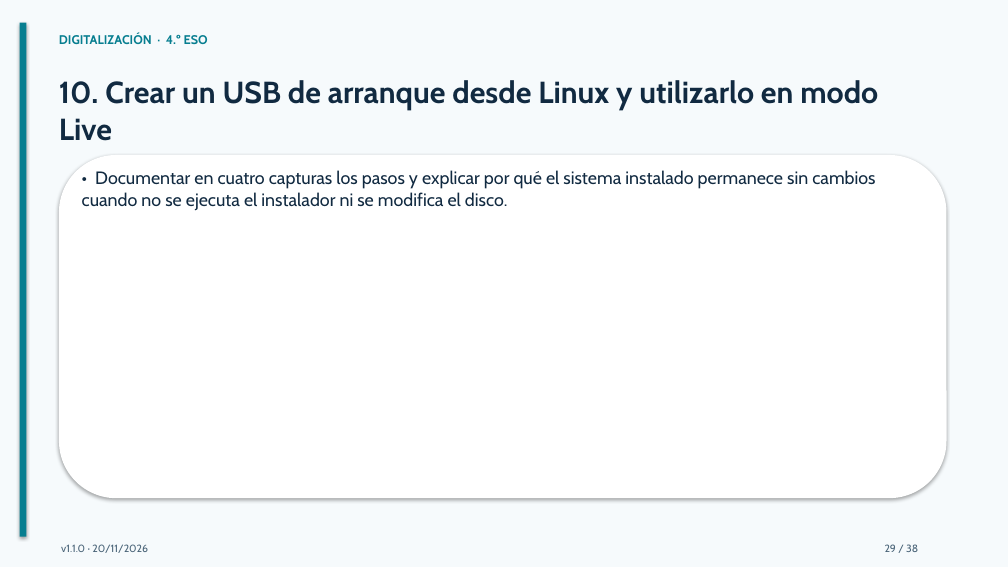
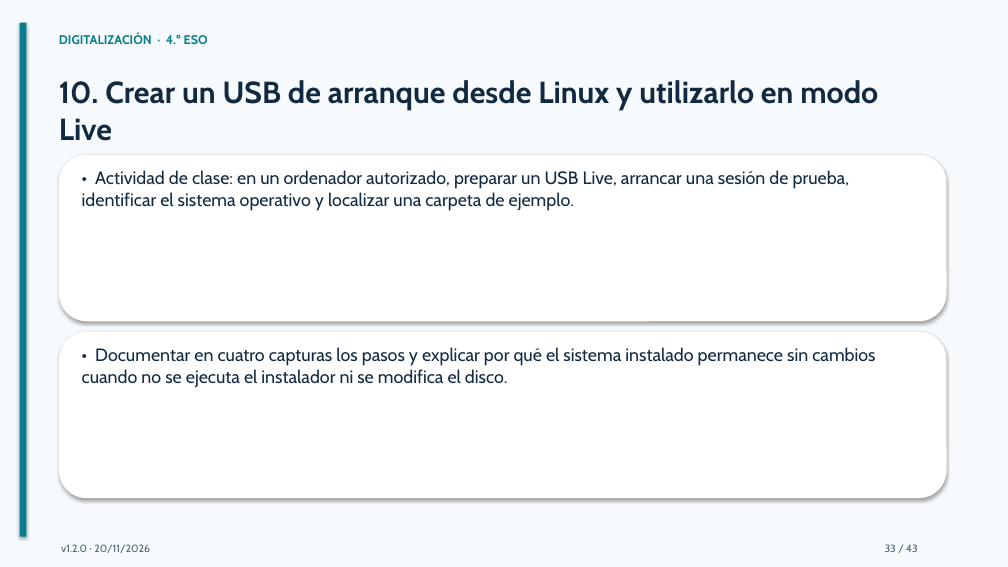
Before and after one commit to bitschips/digitaliza4, a slide deck: slide 33 of temas/tema-02-sistemas-operativos/presentaciones/tema-02-sistemas-operativos.pptx (slide 29 before the commit). Drawn at 1008x567 pixels with LibreOffice and Linux fonts; fonts in the diff are those of the drawing. Boxes give left, top, right and bottom in pixels: in the first picture for what was removed or moved away, otherwise in the second. Text is boxed around its words. In the diff, an @@ line names an element or a change of style, - is before the commit and + after.

```diff
--- a/temas/tema-02-sistemas-operativos/presentaciones/tema-02-sistemas-operativos.pptx
+++ b/temas/tema-02-sistemas-operativos/presentaciones/tema-02-sistemas-operativos.pptx
@@ rounded rectangle: place and size @@
-rounded rectangle at (59,155,947,498)
+rounded rectangle at (59,155,947,321)
@@ text added at (82,170,850,211), 17 pt, text #112A41 @@
+• Actividad de clase: en un ordenador autorizado, preparar un USB Live, arrancar una sesión de prueba, identificar el sistema operativo y localizar una carpeta de ejemplo.
@@ rounded rectangle added at (59,332,947,498), fill #FFFFFF @@
@@ text "• Documentar en cuatro capturas ...": place and size @@
-text "• Documentar en cuatro capturas ..." at (82,170,875,211)
+text "• Documentar en cuatro capturas ..." at (82,347,875,388)
@@ text at (61,544,150,553): text changed @@
-v1.1.0 · 20/11/2026
+v1.2.0 · 20/11/2026
@@ text at (885,544,918,552): text changed @@
-29 / 38
+33 / 43
```
Also in this commit, not shown: 37 other slides changed, 5 slides added, 2 other files.
